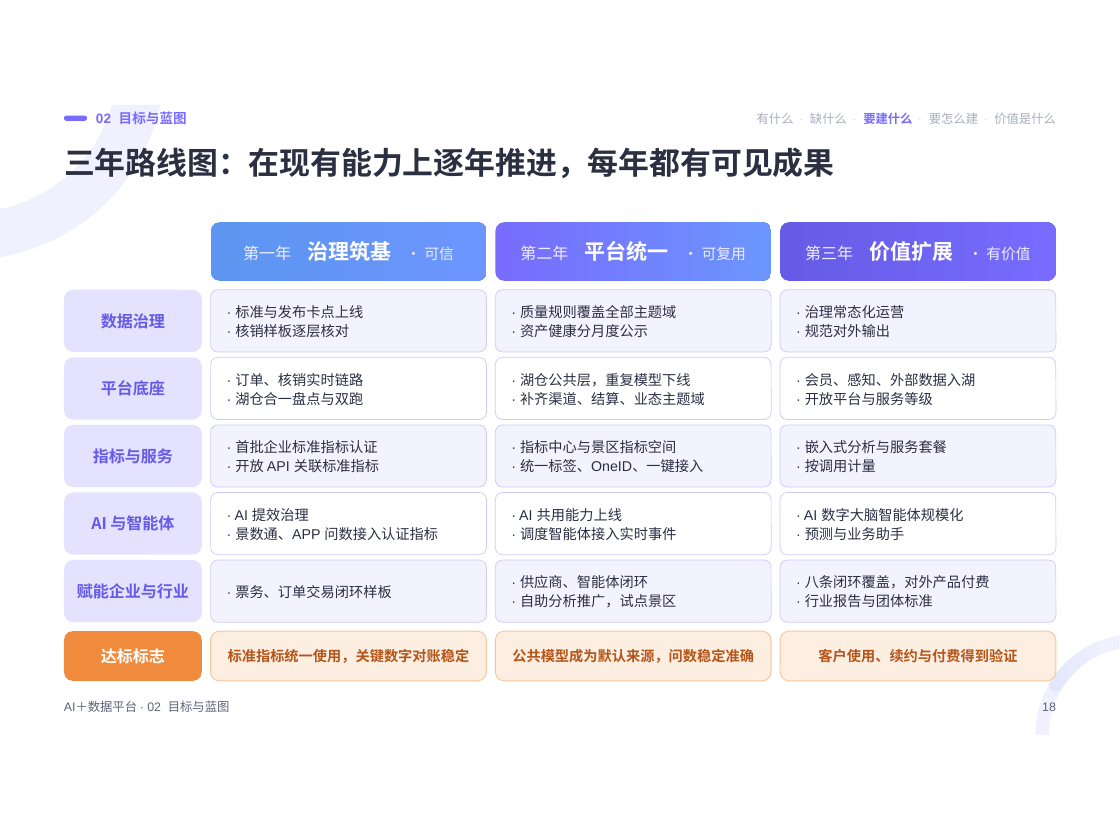
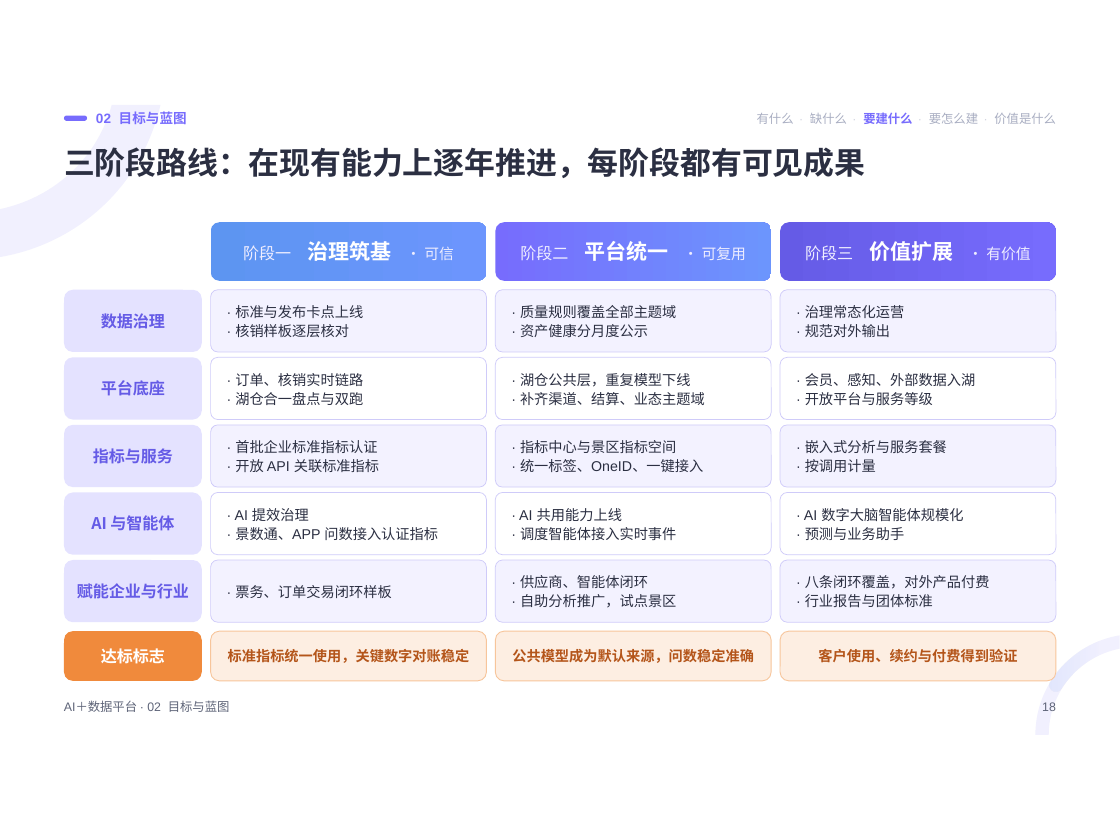
Before and after one commit to keanying/relevance, a slide deck: slide 18 of AI＋数据平台.pptx. Drawn at 1120x840 pixels with LibreOffice and Linux fonts; fonts in the diff are those of the drawing. Boxes give left, top, right and bottom in pixels: in the first picture for what was removed or moved away, otherwise in the second. Text is boxed around its words. In the diff, an @@ line names an element or a change of style, - is before the commit and + after.

```diff
--- a/AI＋数据平台.pptx
+++ b/AI＋数据平台.pptx
@@ title at (64,147,865,178): text changed @@
-三年路线图：在现有能力上逐年推进，每年都有可见成果
+三阶段路线：在现有能力上逐年推进，每阶段都有可见成果
@@ text in rounded rectangle at (243,241,454,261): text changed @@
-第一年 治理筑基 · 可信
+阶段一 治理筑基 · 可信
@@ text in rounded rectangle at (520,241,746,261): text changed @@
-第二年 平台统一 · 可复用
+阶段二 平台统一 · 可复用
@@ text in rounded rectangle at (805,241,1030,261): text changed @@
-第三年 价值扩展 · 有价值
+阶段三 价值扩展 · 有价值
```
Also in this commit, not shown: 13 other slides changed, 1 other file.
